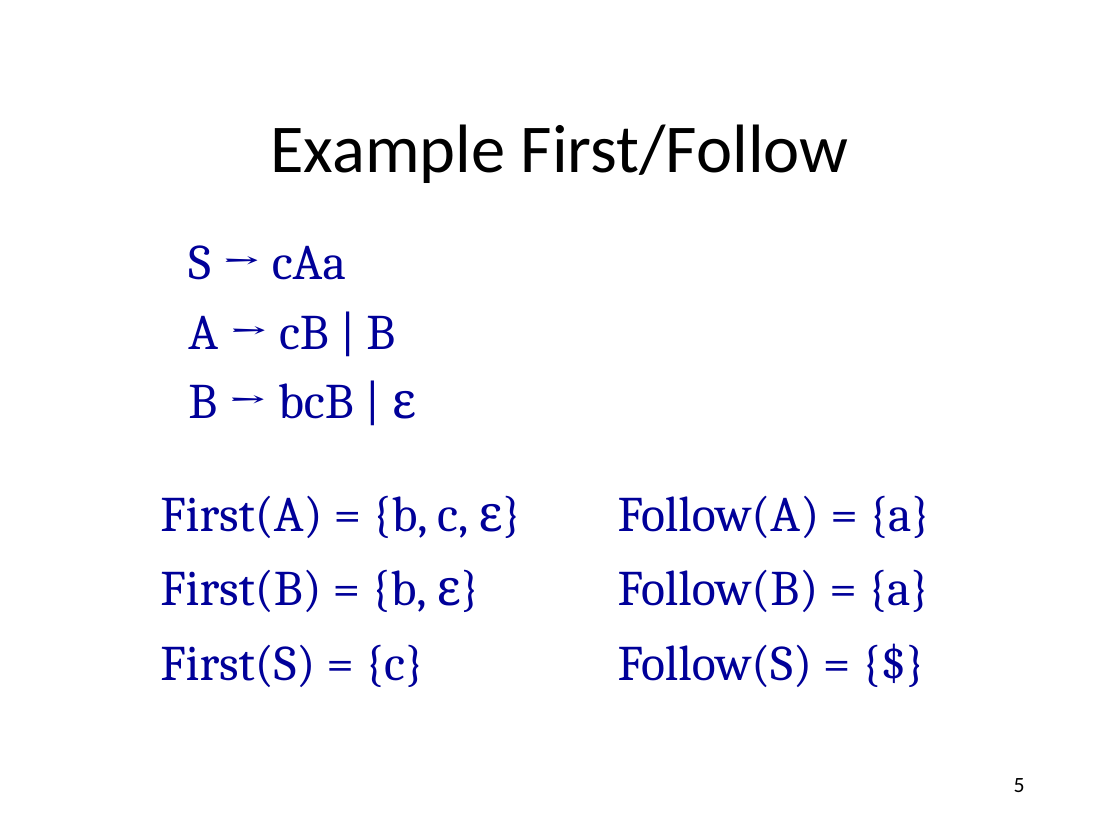
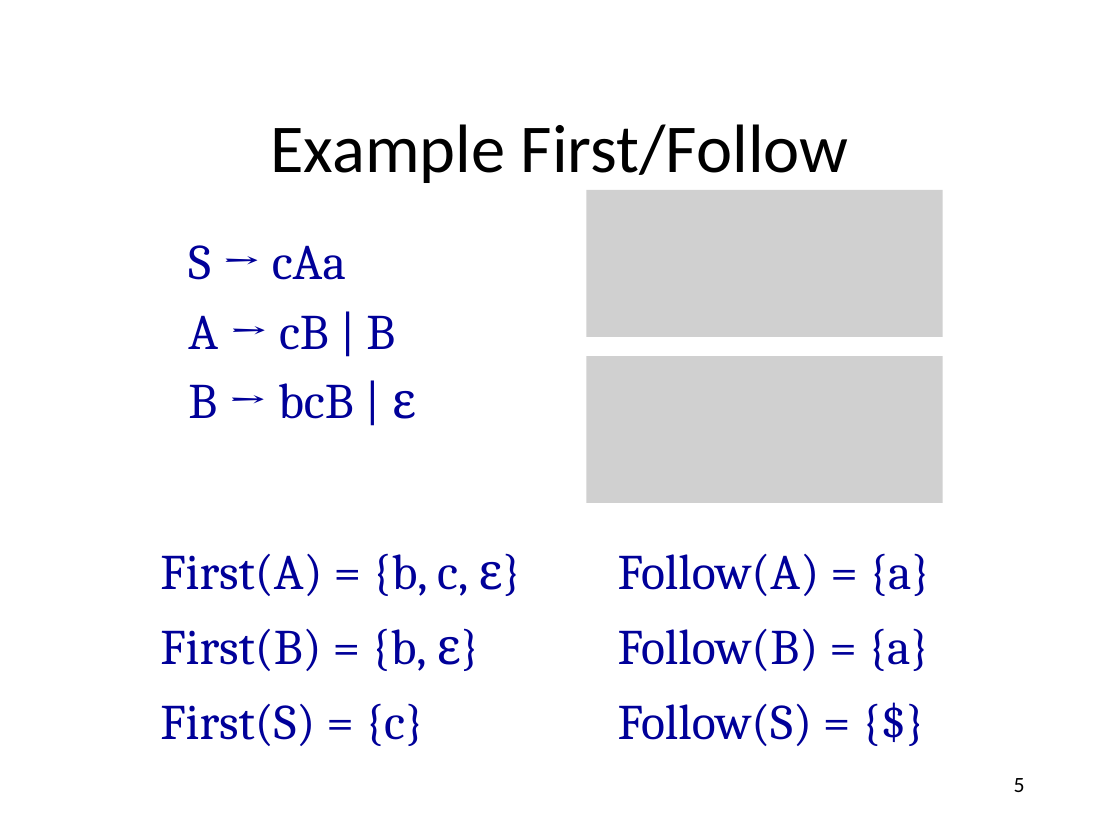
Before and after one commit to anoopsarkar/compilers-class, a slide deck: slide 5 of assets/ppt/parsing/lr3-slr_1-parsing.pptx. Drawn at 1120x840 pixels with LibreOffice and Linux fonts; fonts in the diff are those of the drawing; grey boxes stand for pictures. Boxes give left, top, right and bottom in pixels: in the first picture for what was removed or moved away, otherwise in the second. Text is boxed around its words. In the diff, an @@ line names an element or a change of style, - is before the commit and + after.

```diff
--- a/assets/ppt/parsing/lr3-slr_1-parsing.pptx
+++ b/assets/ppt/parsing/lr3-slr_1-parsing.pptx
@@ picture added at (587, 190, 943, 337) @@
@@ picture added at (587, 356, 943, 503) @@
@@ 6 texts: place and size @@
-6 texts at (160, 495, 931, 687)
+6 texts at (160, 553, 931, 746)
```
Also in this commit, not shown: 2 other slides changed, 3 other files.
